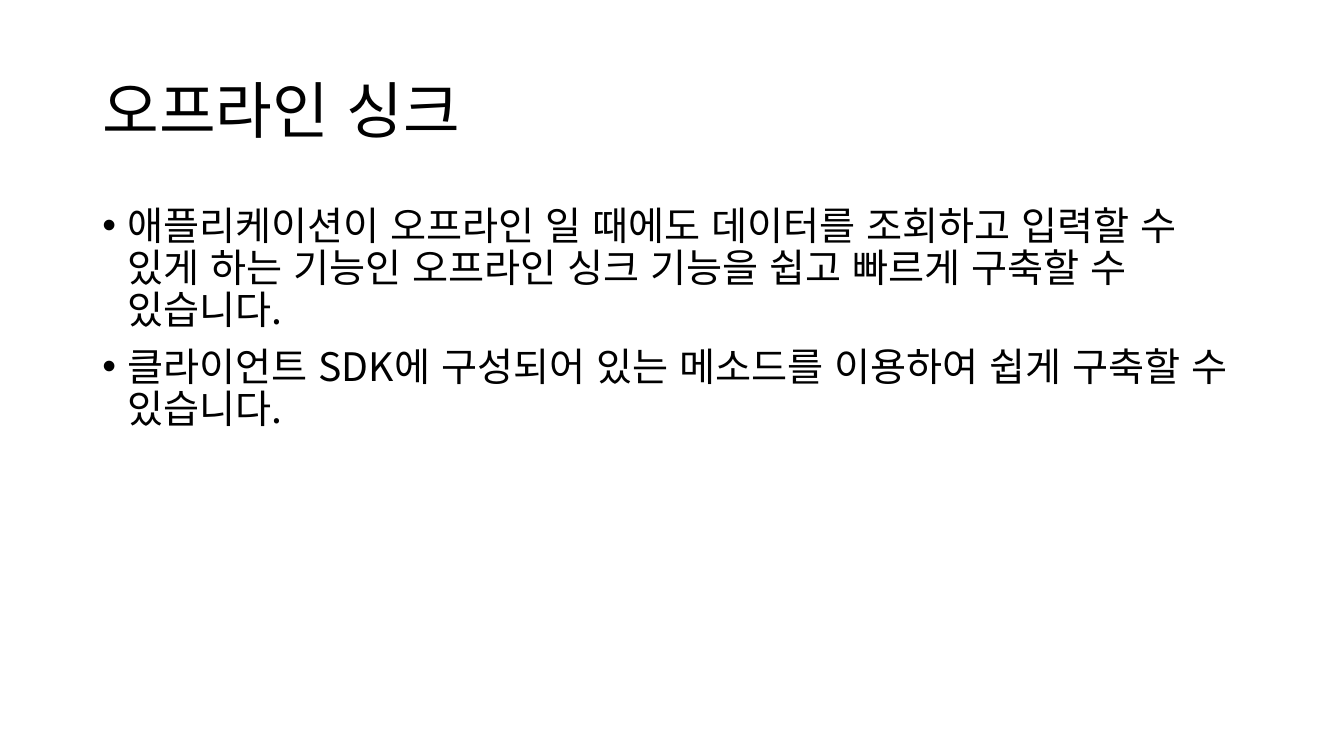
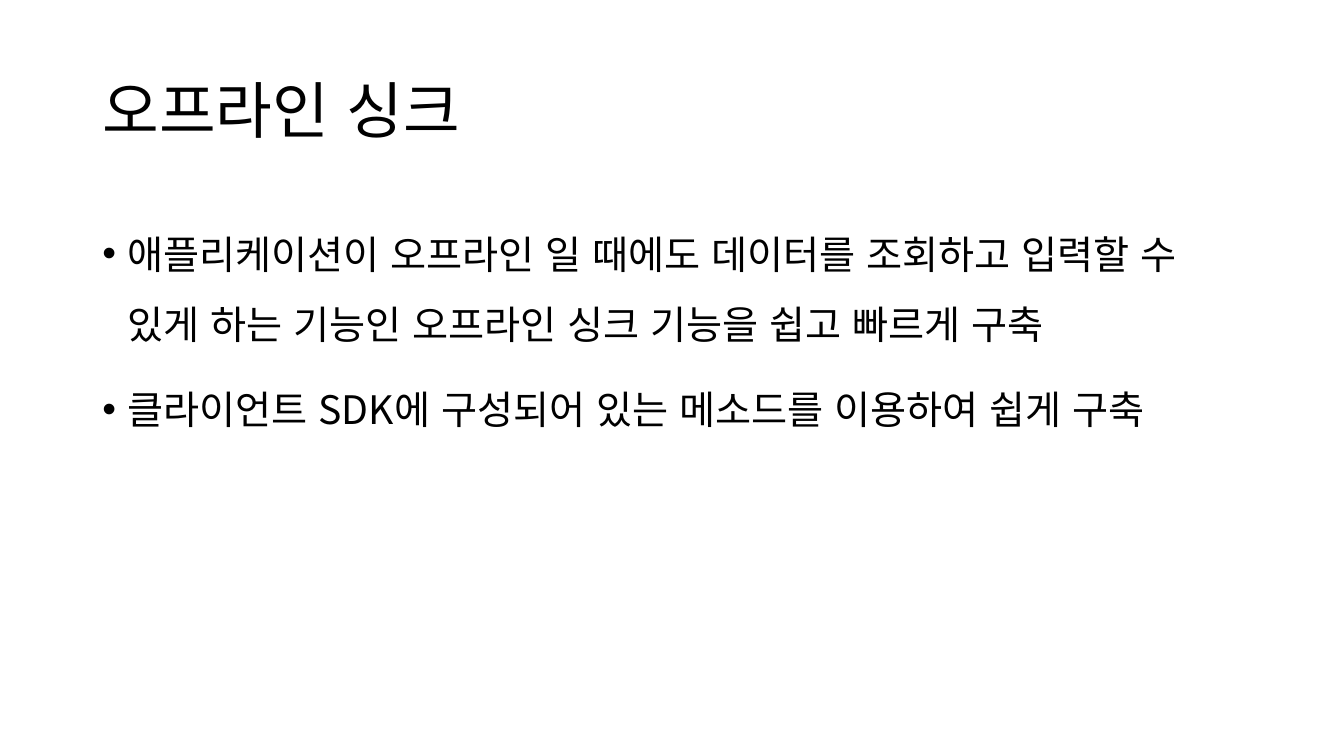
Before and after one commit to angie4u/xamarin-hol, a slide deck: slide 6 of Azure Mobile App/Azure Mobile App.pptx. Drawn at 1344x756 pixels with LibreOffice and Linux fonts; fonts in the diff are those of the drawing. Boxes give left, top, right and bottom in pixels: in the first picture for what was removed or moved away, otherwise in the second. Text is boxed around its words. In the diff, an @@ line names an element or a change of style, - is before the commit and + after.

```diff
--- a/Azure Mobile App/Azure Mobile App.pptx
+++ b/Azure Mobile App/Azure Mobile App.pptx
@@ text at box(128, 236, 1177, 427): text changed @@
-• 애플리케이션이 오프라인 일 때에도 데이터를 조회하고 입력할 수 있게 하는 기능인 오프라인 싱크 기능을 쉽고 빠르게 구축할 수 있습니다.
-• 클라이언트 SDK에 구성되어 있는 메소드를 이용하여 쉽게 구축할 수 있습니다.
+• 애플리케이션이 오프라인 일 때에도 데이터를 조회하고 입력할 수 있게 하는 기능인 오프라인 싱크 기능을 쉽고 빠르게 구축
+• 클라이언트 SDK에 구성되어 있는 메소드를 이용하여 쉽게 구축
```
Also in this commit, not shown: 3 other slides changed, 8 other files.
